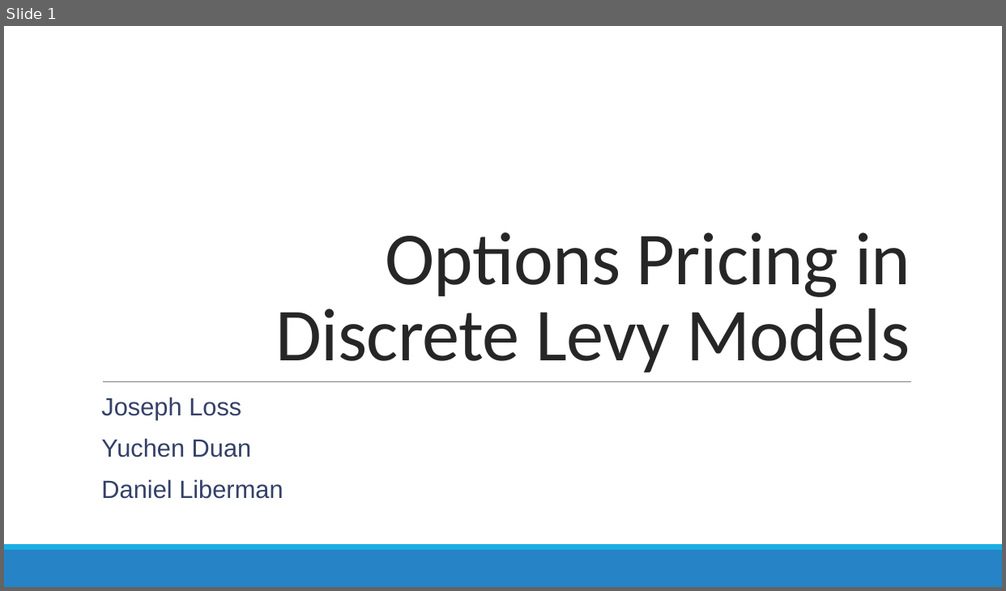
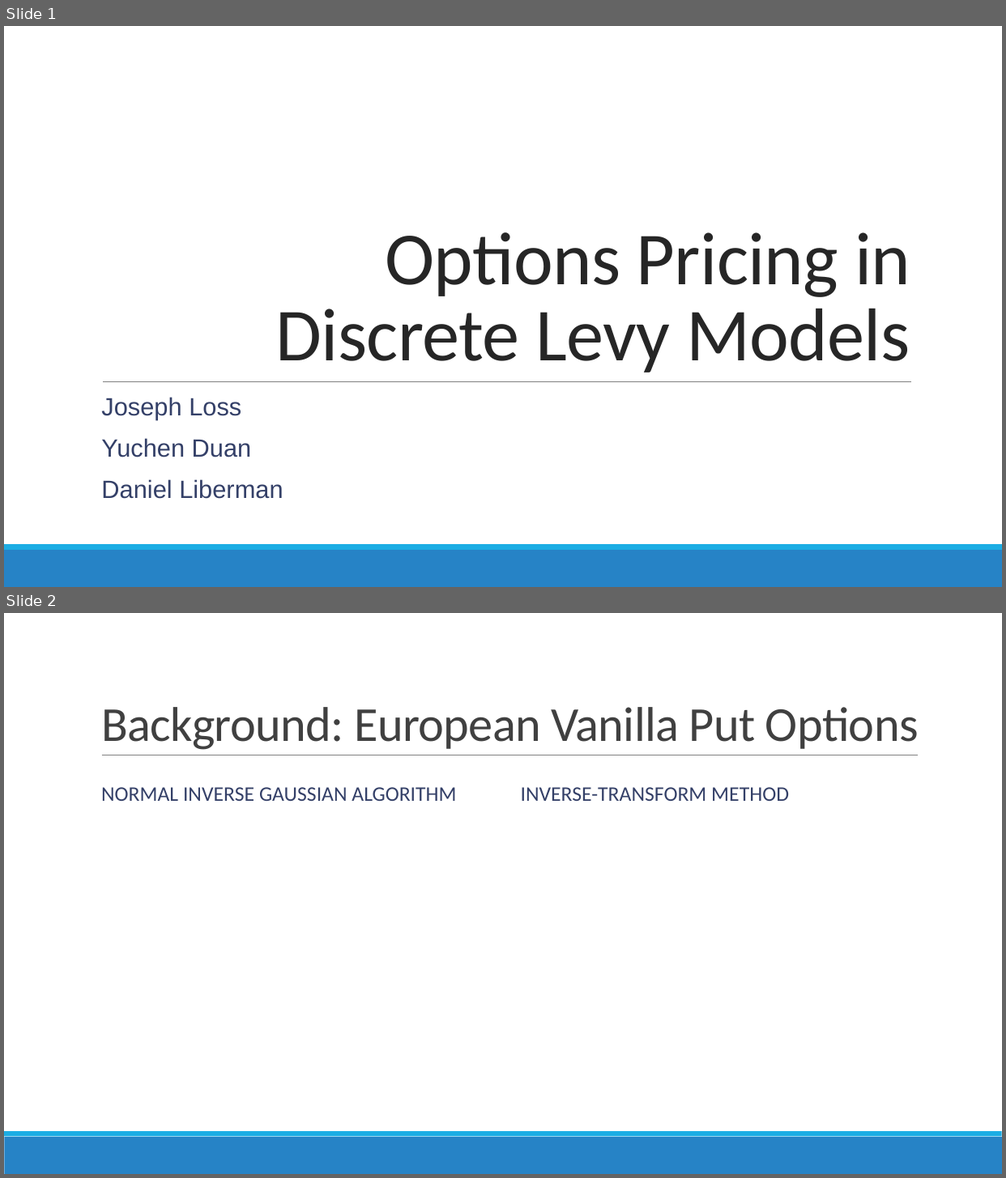
Before and after one commit to chicago-joe/Option-Pricing-via-Levy-Models-in-R, a slide deck: doc/RFinance Presentation.pptx. Shown one above the other, each under a label of ours: slide 1 before the commit, slides 1 and 2 after it. The pictures are 1006x591 and 1006x1178 pixels, drawn with LibreOffice and Linux fonts; fonts in the diff are those of the drawing; grey boxes stand for pictures. Boxes give left, top, right and bottom in pixels: in the first picture for what was removed or moved away, otherwise in the second. Text is boxed around its words. In the diff, an @@ line names an element or a change of style, - is before the commit and + after.

```diff
--- a/doc/RFinance Presentation.pptx
+++ b/doc/RFinance Presentation.pptx
@@ slide 2 added at [4, 613, 1002, 1174], background #FFFFFF; not listed: 2 template elements that a slide beside it also shows @@
@@ title added at [101, 707, 918, 750], 47 pt, text #404040 @@
+Background: European Vanilla Put Options
@@ line added from (102, 756) to (918, 756), #808080 0.5 pt @@
@@ text added at [101, 787, 456, 801], 20 pt, text #344068 @@
+NORMAL INVERSE GAUSSIAN ALGORITHM
@@ text added at [521, 787, 789, 801], 20 pt, text #344068 @@
+INVERSE-TRANSFORM METHOD
```
Also in this commit, not shown: 3 slides changed, 2 other slides added, 2 slides removed, 3 other files.
